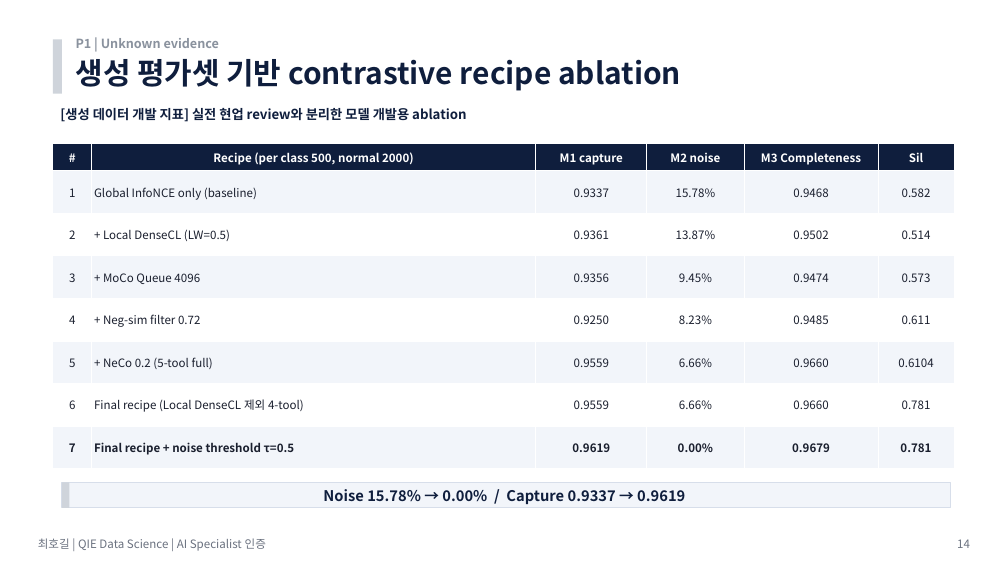
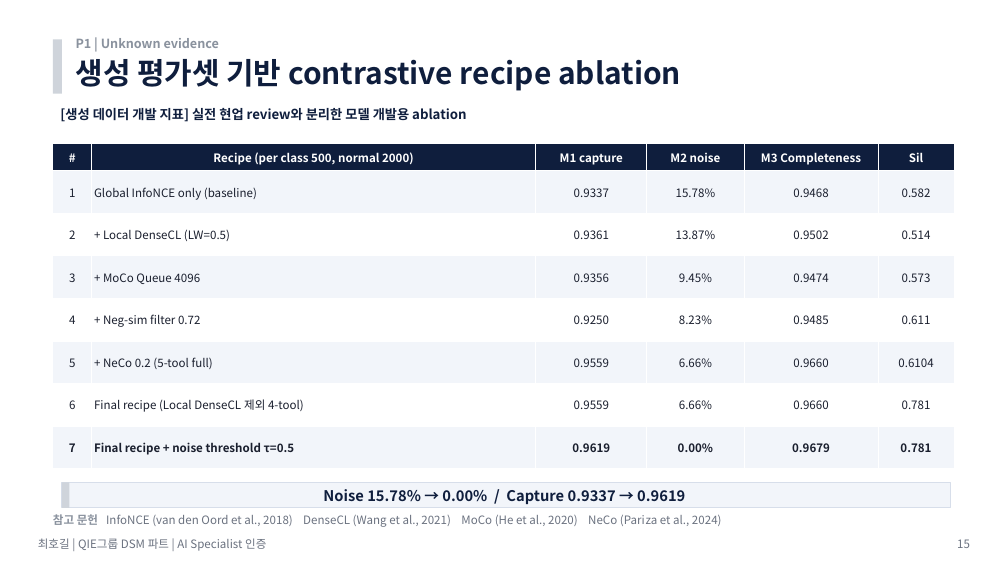
Before and after one commit to hogil/fbm_paper, a slide deck: slide 15 of recommendation/presentation/'26년 AI Specialist 면접 심사 자료_메모리사업부_최호길_평가항목_summary_with_images.pptx (slide 14 before the commit). Drawn at 1008x567 pixels with LibreOffice and Linux fonts; fonts in the diff are those of the drawing. Boxes give left, top, right and bottom in pixels: in the first picture for what was removed or moved away, otherwise in the second. Text is boxed around its words. In the diff, an @@ line names an element or a change of style, - is before the commit and + after.

Commit message:
Sync closing slide tuning wording

```diff
--- a/recommendation/presentation/'26년 AI Specialist 면접 심사 자료_메모리사업부_최호길_평가항목_summary_with_images.pptx
+++ b/recommendation/presentation/'26년 AI Specialist 면접 심사 자료_메모리사업부_최호길_평가항목_summary_with_images.pptx
@@ text at box(38, 538, 266, 551): text changed @@
-최호길 | QIE Data Science | AI Specialist 인증
+최호길 | QIE그룹 DSM 파트 | AI Specialist 인증
@@ text added at box(53, 514, 722, 527), 11 pt, text #6B7280 @@
+참고 문헌 InfoNCE (van den Oord et al., 2018) DenseCL (Wang et al., 2021) MoCo (He et al., 2020) NeCo (Pariza et al., 2024)
@@ text at box(957, 539, 970, 548): text changed @@
-14
+15
```
Also in this commit, not shown: 22 other slides changed, 5 slides added, 5 slides removed, 2 other files.
